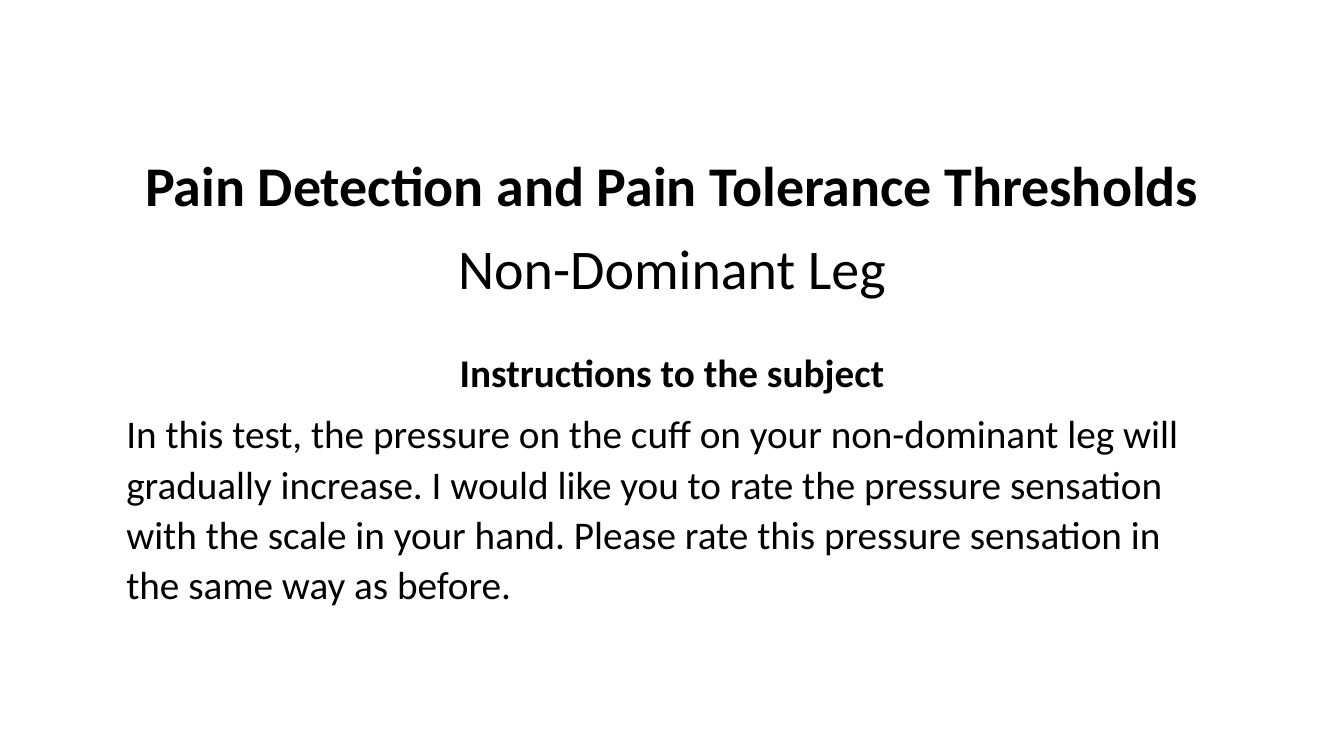
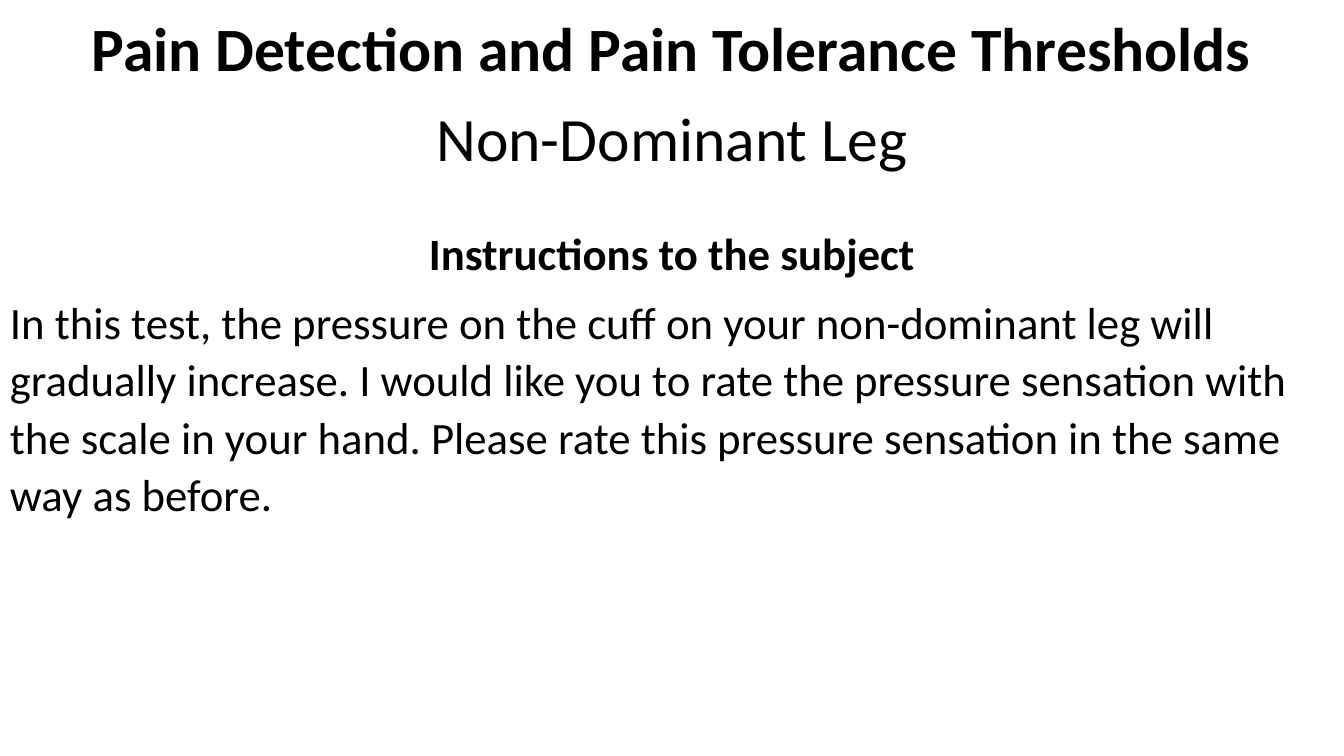
Before and after one commit to LabBench-Society/Protocols, a slide deck: slide 2 of ctscpm2ap/CPAInstructions.pptx. Drawn at 1344x756 pixels with LibreOffice and Linux fonts; fonts in the diff are those of the drawing. Boxes give left, top, right and bottom in pixels: in the first picture for what was removed or moved away, otherwise in the second. Text is boxed around its words. In the diff, an @@ line names an element or a change of style, - is before the commit and + after.

Commit message:
Updated instructions

```diff
--- a/ctscpm2ap/CPAInstructions.pptx
+++ b/ctscpm2ap/CPAInstructions.pptx
@@ text "Pain Detection and Pain Tolerance ...": place and size @@
-text "Pain Detection and Pain Tolerance ..." at (126, 166, 1198, 606)
+text "Pain Detection and Pain Tolerance ..." at (10, 27, 1286, 519)
@@ text "Pain Detection and Pain Tolerance ..." at (10, 27, 1286, 519): size 40 to 44 pt in "Pain Detection and Pain Tolerance Thresholds", "Non-Dominant Leg"; size 28 to 32 pt in "Instructions to the subject", "In this test, the pressure on the ..." @@
```
Also in this commit, not shown: 3 other slides changed, 5 other files.
